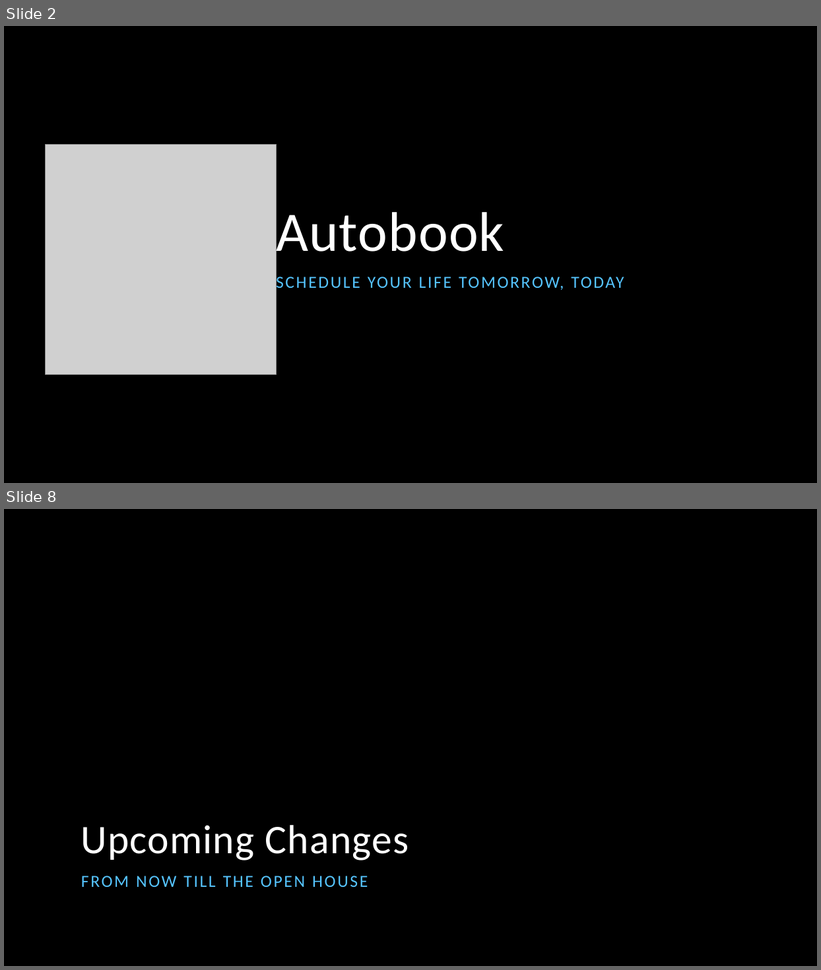
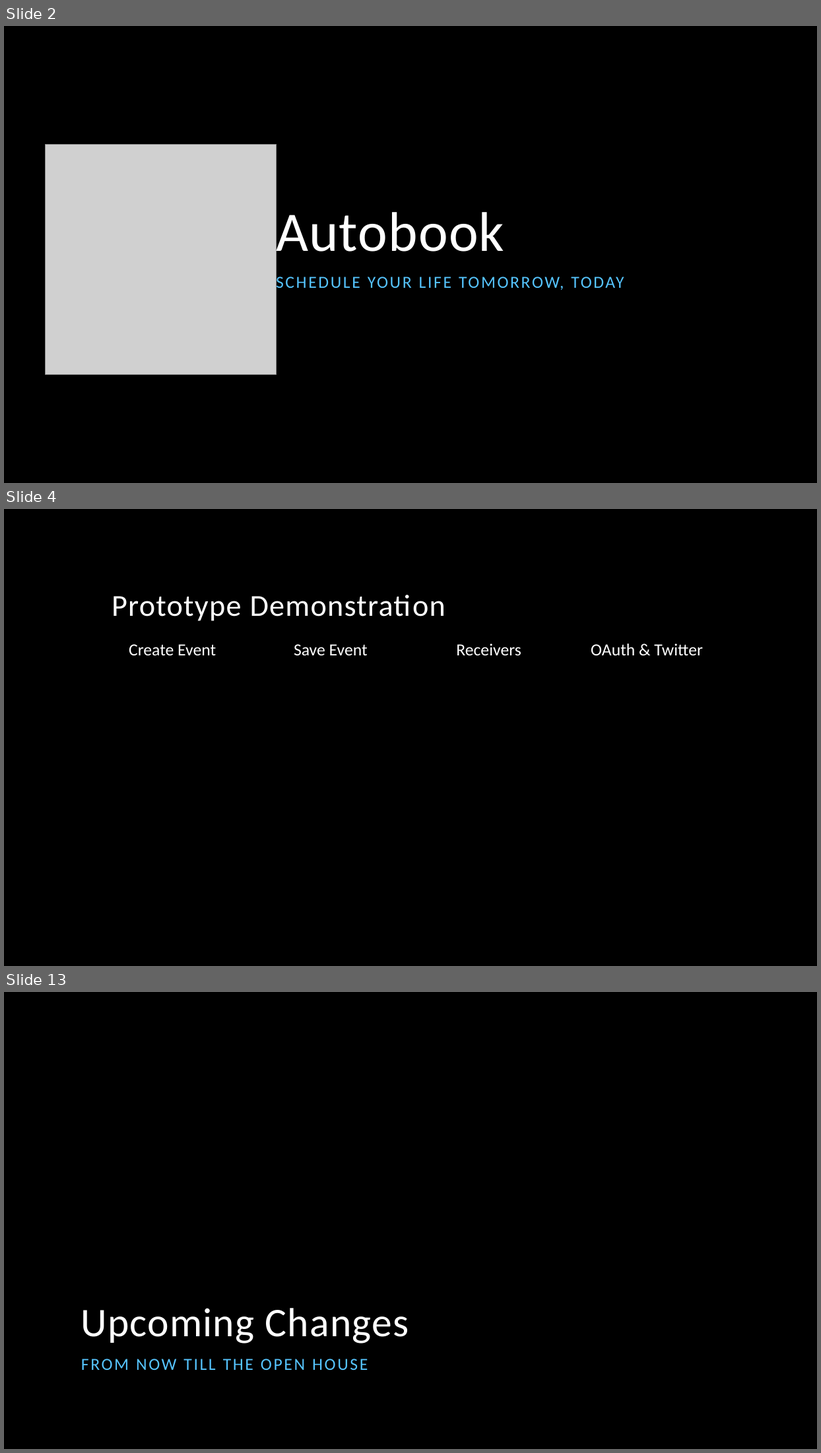
Before and after one commit to SebastianKarstensen/CIS454, a slide deck: Prototype Presentation/Autobook Prototype Presentation w NO VIDEOS.pptx. Shown one above the other, each under a label of ours: slides 2 and 8 before the commit, slides 2, 4 and 13 after it; the slides between them are not shown. The pictures are 821x970 and 821x1453 pixels, drawn with LibreOffice and Linux fonts; fonts in the diff are those of the drawing; grey boxes stand for pictures; background and template pictures are left out. Boxes give left, top, right and bottom in pixels: in the first picture for what was removed or moved away, otherwise in the second. Text is boxed around its words. In the diff, an @@ line names an element or a change of style, - is before the commit and + after.

Commit message:
Home Screen Buttons + Landscape Layout
- Added the new buttons to the main screen
- The Twitter-button changes appearence when clicked
- Created assets-folder with fonts for using different typefaces
- Added landscape layout for the home screen
- Updated the PowerPoint-presentation for the prototype with no videos

```diff
--- a/Prototype Presentation/Autobook Prototype Presentation w NO VIDEOS.pptx
+++ b/Prototype Presentation/Autobook Prototype Presentation w NO VIDEOS.pptx
@@ slide 4 added at (x1=4, y1=509, x2=817, y2=966), background picture (left out) @@
@@ title added at (x1=112, y1=595, x2=446, y2=621), 36 pt, text #FFFFFF @@
+Prototype Demonstration
@@ text added at (x1=129, y1=644, x2=216, y2=656), 20 pt, text #FFFFFF @@
+Create Event
@@ text added at (x1=294, y1=644, x2=368, y2=656), 20 pt, text #FFFFFF @@
+Save Event
@@ text added at (x1=456, y1=644, x2=521, y2=656), 20 pt, text #FFFFFF @@
+Receivers
@@ text added at (x1=591, y1=644, x2=702, y2=656), 20 pt, text #FFFFFF @@
+OAuth & Twitter
@@ what was slide 8 is now slide 13 @@
```
Also in this commit, not shown: 6 slides changed, 7 other slides added, 2 slides removed, 18 other files.
